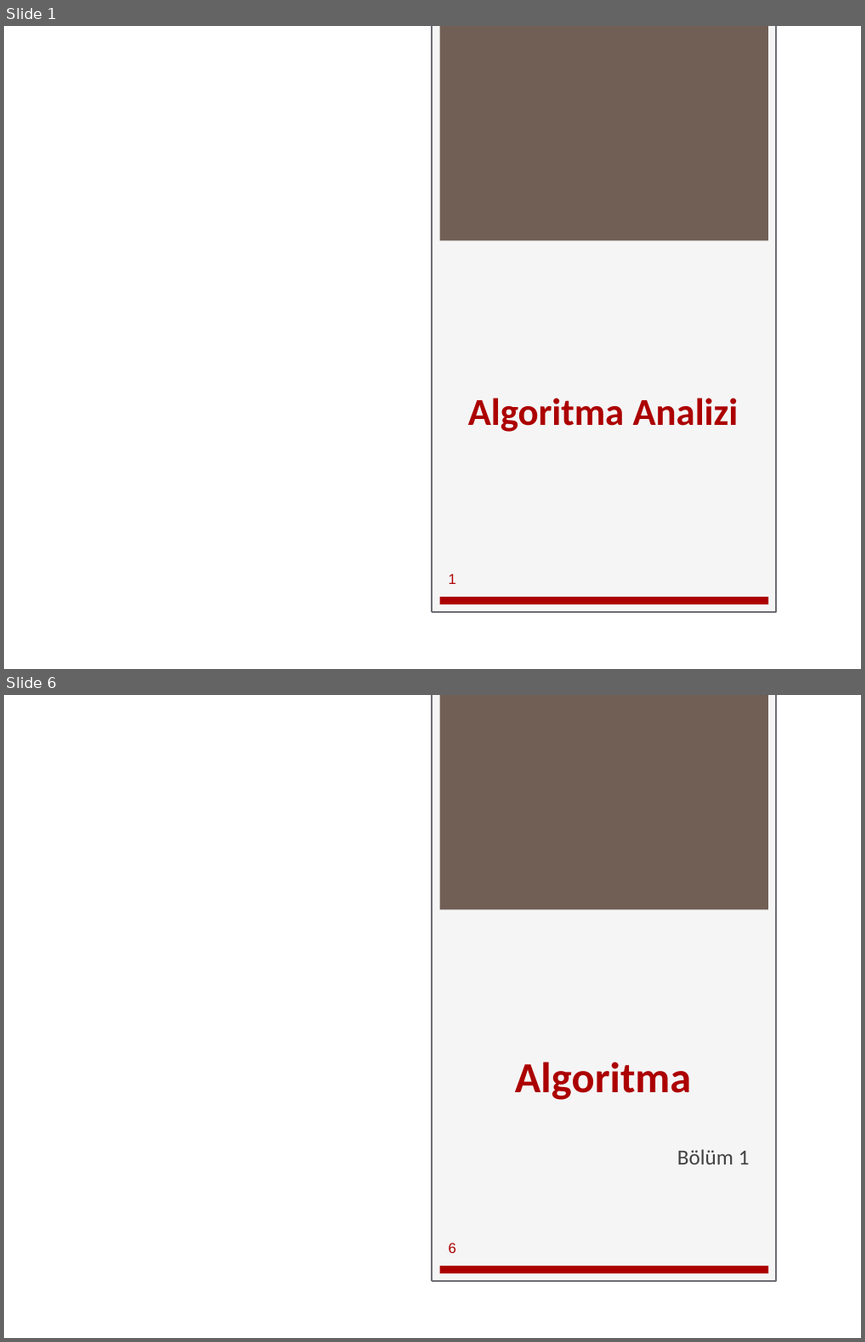
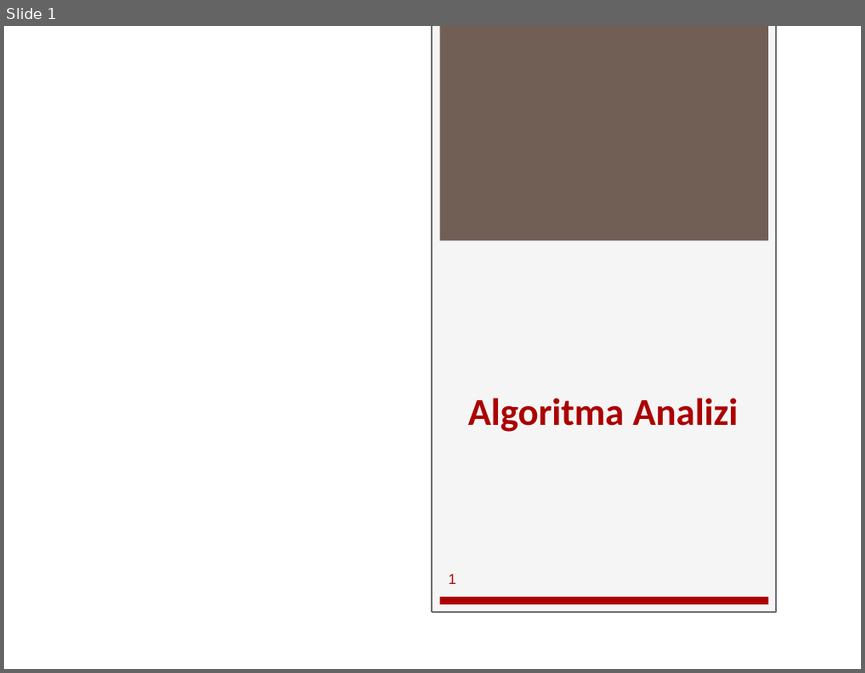
Before and after one commit to Mrtytt/SchoolNotes, a slide deck: 5_Donem_Ders_Notlari/AA/1_Hafta-Algoritma-Analizi-_Giriş (4).pptx. Shown one above the other, each under a label of ours: slides 1 and 6 before the commit, slide 1 after it; the slides between them are not shown. The pictures are 865x1342 and 865x673 pixels, drawn with LibreOffice and Linux fonts; fonts in the diff are those of the drawing; background and template pictures are left out. Boxes give left, top, right and bottom in pixels: in the first picture for what was removed or moved away, otherwise in the second. Text is boxed around its words. In the diff, an @@ line names an element or a change of style, - is before the commit and + after.

```diff
--- a/5_Donem_Ders_Notlari/AA/1_Hafta-Algoritma-Analizi-_Giriş (4).pptx
+++ b/5_Donem_Ders_Notlari/AA/1_Hafta-Algoritma-Analizi-_Giriş (4).pptx
@@ slide 6 removed at (4,695,861,1338), background picture (left out); not listed: 12 template elements that a slide beside it also shows @@
@@ text removed at (515,1061,691,1100) @@
-Algoritma
@@ text removed at (677,1149,749,1164) @@
-Bölüm 1
@@ text removed at (449,1242,456,1253) @@
-6
```
Also in this commit, not shown: 1 slide changed, 46 other slides removed, 8 other files.
